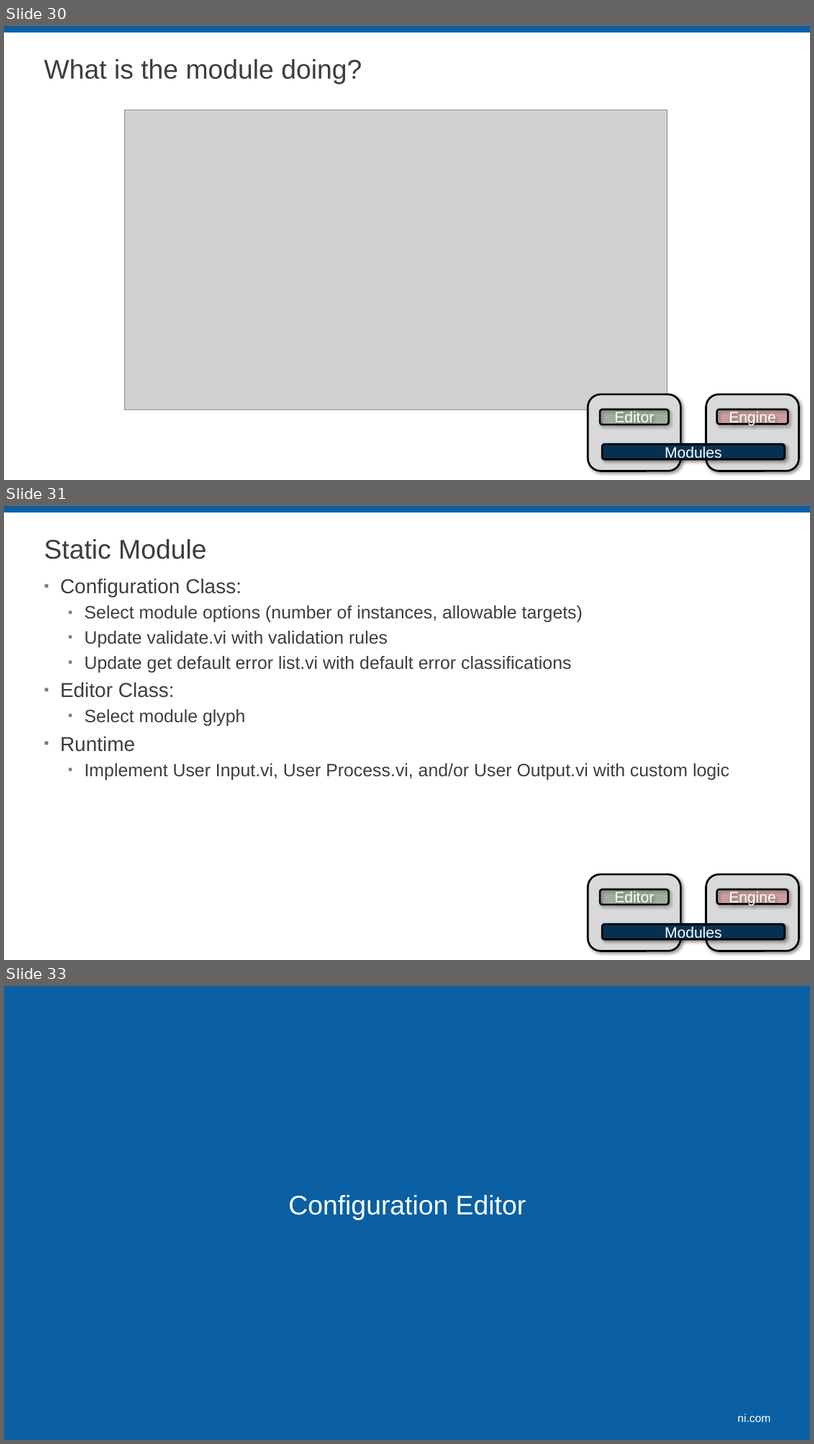
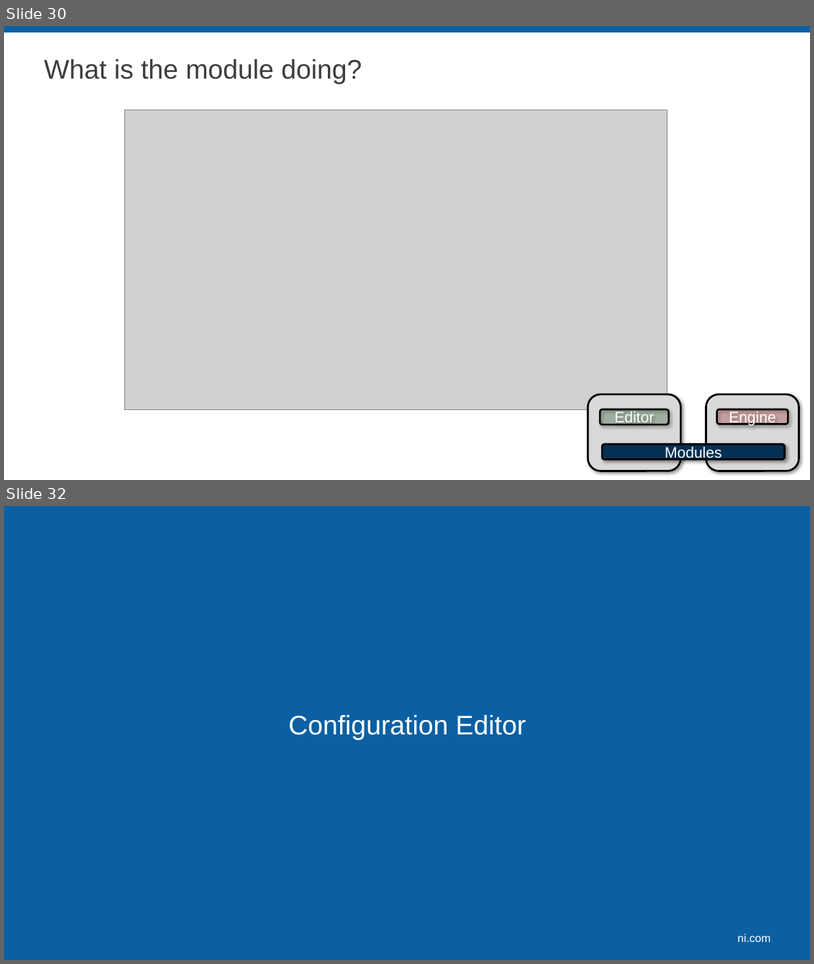
Before and after one commit to LabVIEW-DCAF/Documentation, a slide deck: Trunk/Getting Started Material/DCAF Training/3 DCAF Components.pptx. Shown one above the other, each under a label of ours: slides 30, 31 and 33 before the commit, slides 30 and 32 after it; the slides between them are not shown. The pictures are 814x1444 and 814x964 pixels, drawn with LibreOffice and Linux fonts; fonts in the diff are those of the drawing; grey boxes stand for pictures; background and template pictures are left out. Boxes give left, top, right and bottom in pixels: in the first picture for what was removed or moved away, otherwise in the second. Text is boxed around its words. In the diff, an @@ line names an element or a change of style, - is before the commit and + after.

Commit message:
Updated Static or Dynamic Slide. Using the one from those sections

```diff
--- a/Trunk/Getting Started Material/DCAF Training/3 DCAF Components.pptx
+++ b/Trunk/Getting Started Material/DCAF Training/3 DCAF Components.pptx
@@ slide 31 removed at (4, 506, 810, 960), background #FFFFFF; not listed: 1 template element that a slide beside it also shows @@
@@ title removed at (44, 539, 206, 559) @@
-Static Module
@@ text removed at (60, 578, 730, 780) @@
-▪ Configuration Class:
-  ▪ Select module options (number of instances, allowable targets)
-  ▪ Update validate.vi with validation rules
-  ▪ Update get default error list.vi with default error classifications
-▪ Editor Class:
-  ▪ Select module glyph
-▪ Runtime
-  ▪ Implement User Input.vi, User Process.vi, and/or User Output.vi with custom logic
@@ rounded rectangle removed at (589, 874, 682, 951) @@
@@ rounded rectangle removed at (600, 889, 669, 904) @@
-Editor
@@ rounded rectangle removed at (706, 874, 800, 951) @@
@@ rounded rectangle removed at (718, 889, 789, 903) @@
-Engine
@@ rounded rectangle removed at (602, 924, 785, 939) @@
-Modules
@@ what was slide 33 is now slide 32 @@
```
Also in this commit, not shown: 1 slide added, 1 other slide removed.
